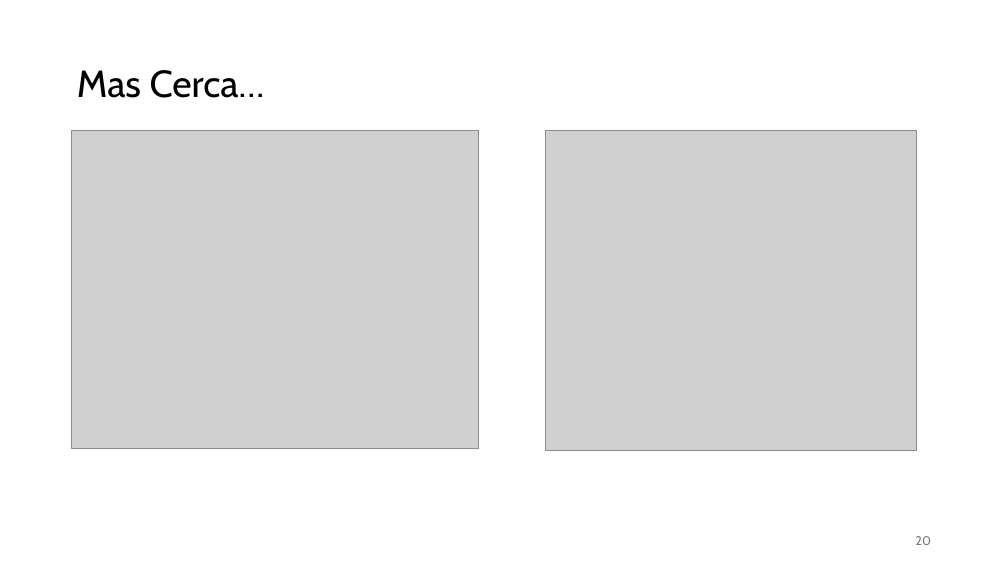
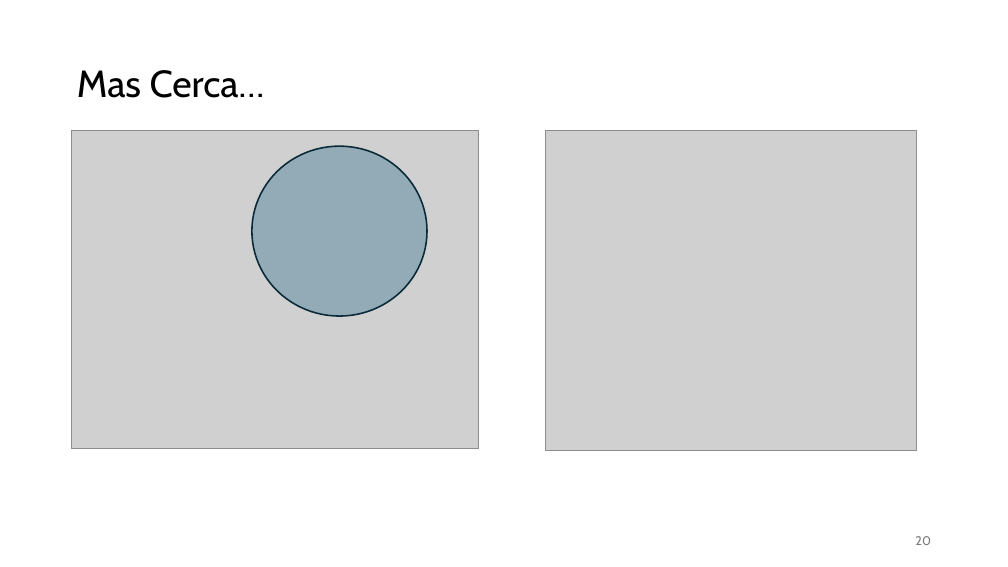
Before and after one commit to martinpaurabe/PracticaQC, a slide deck: slide 20 of Factibilidad FDBP con QC Rev1 Martin Paura.pptx. Drawn at 1008x567 pixels with LibreOffice and Linux fonts; fonts in the diff are those of the drawing; grey boxes stand for pictures; background and template pictures are left out. Boxes give left, top, right and bottom in pixels: in the first picture for what was removed or moved away, otherwise in the second. Text is boxed around its words. In the diff, an @@ line names an element or a change of style, - is before the commit and + after.

```diff
--- a/Factibilidad FDBP con QC Rev1 Martin Paura.pptx
+++ b/Factibilidad FDBP con QC Rev1 Martin Paura.pptx
@@ ellipse added at [252,146,427,316], fill #156082 at 32% opacity, outline #092A39 1.5 pt @@
```
Also in this commit, not shown: 3 other slides changed, 2 slides added, 3 other files.
